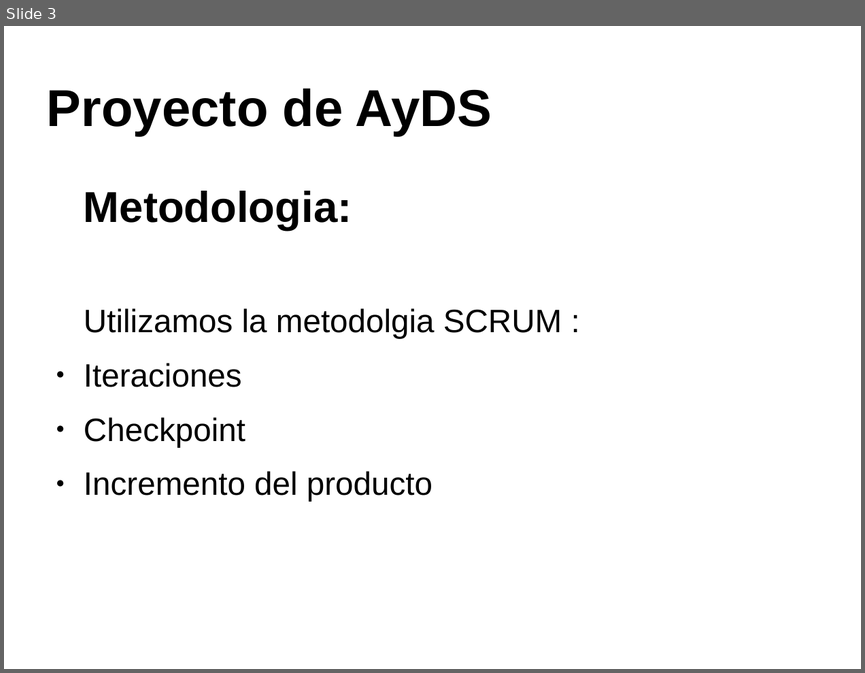
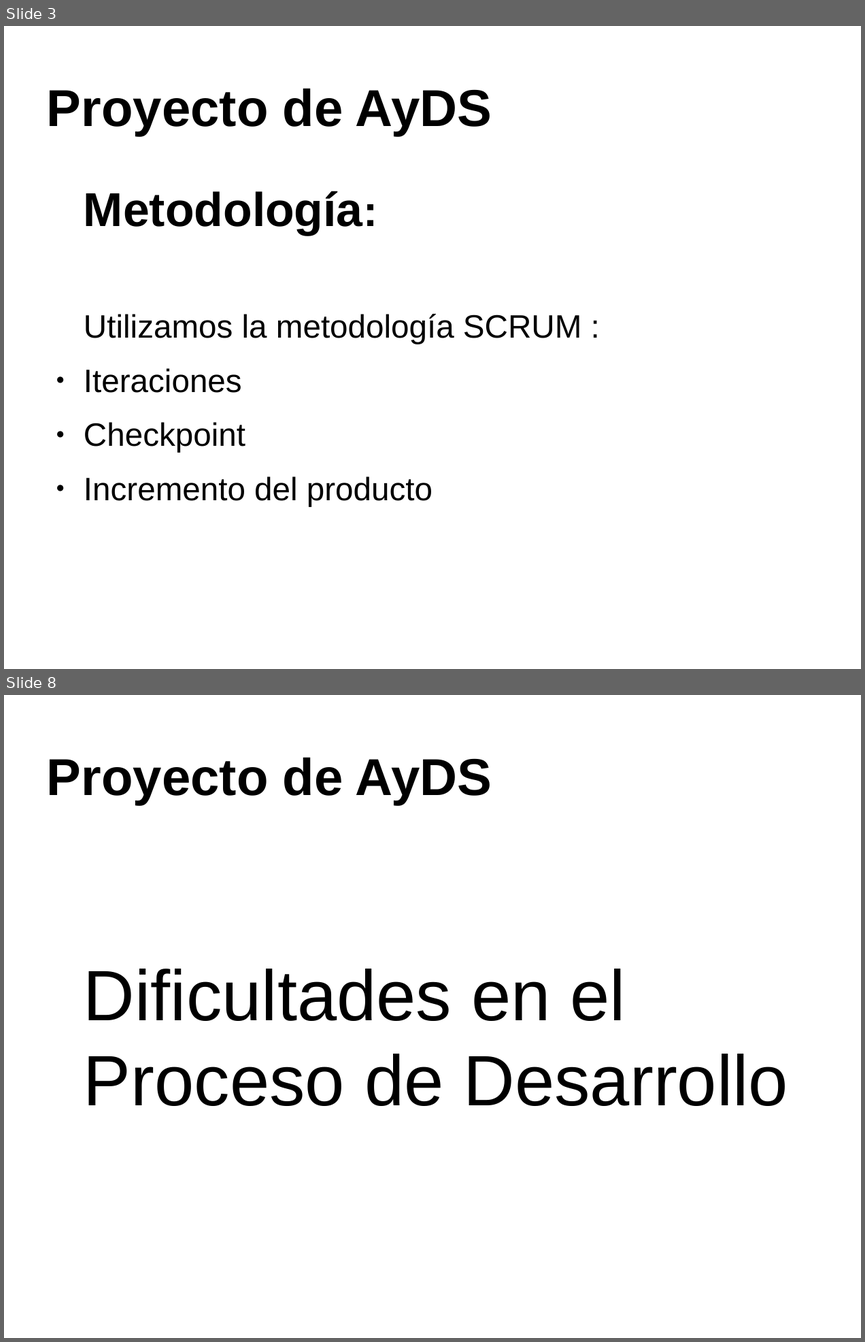
Before and after one commit to valenvivaldi/Proyectos-ZVZ, a slide deck: Presentacion.odp. Shown one above the other, each under a label of ours: slide 3 before the commit, slides 3 and 8 after it; the slides between them are not shown. The pictures are 865x673 and 865x1342 pixels, drawn with LibreOffice and Linux fonts; fonts in the diff are those of the drawing; background and template pictures are left out. Boxes give left, top, right and bottom in pixels: in the first picture for what was removed or moved away, otherwise in the second. Text is boxed around its words. In the diff, an @@ line names an element or a change of style, - is before the commit and + after.

```diff
--- a/Presentacion.odp
+++ b/Presentacion.odp
@@ slide 8 added at <box>4,695,861,1338</box>, background picture (left out) @@
@@ title added at <box>47,757,492,805</box>, 48 pt, text #000000, bold @@
+Proyecto de AyDS
@@ text added at <box>84,968,788,1106</box>, 66 pt, text #000000 @@
+Dificultades en el Proceso de Desarrollo
@@ slide 3 changed as well @@
@@ text at <box>84,191,581,344</box>: text changed @@
-Metodologia:
-Utilizamos la metodolgia SCRUM :
+Metodología:
+Utilizamos la metodología SCRUM :
```
Also in this commit, not shown: 3 other slides changed, 4 other slides added, 4 other files.
